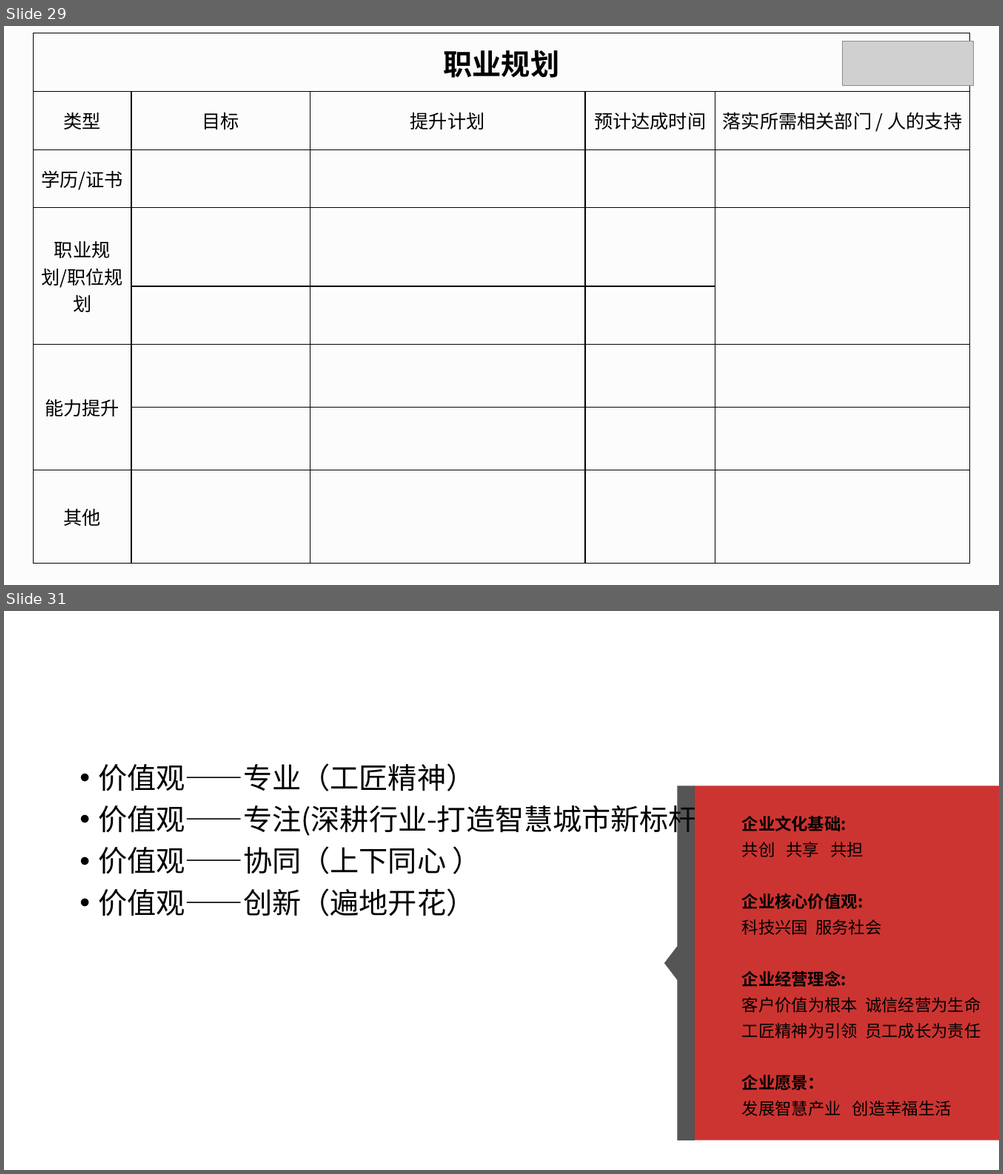
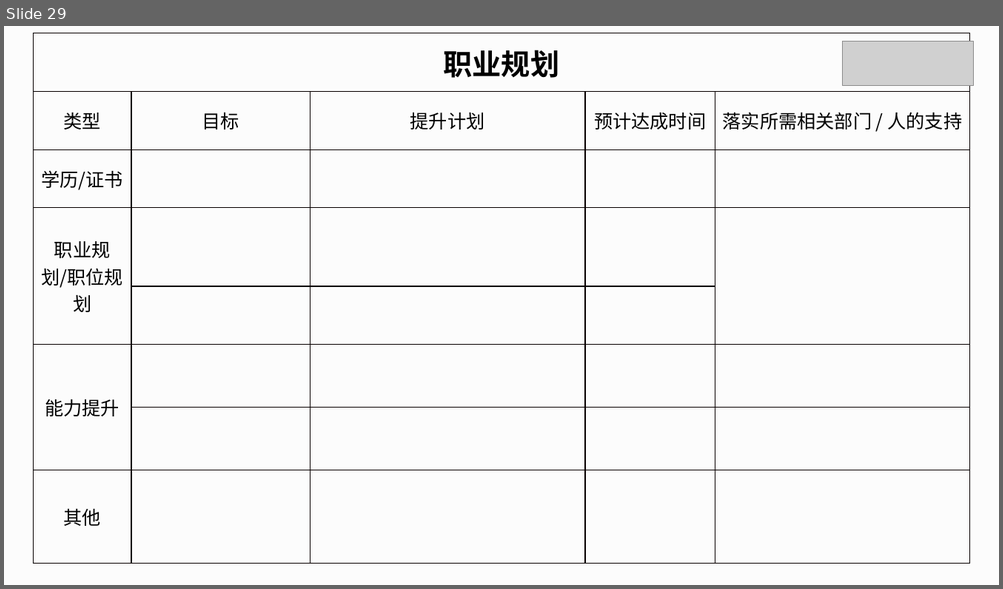
Before and after one commit to WakingFox/myself, a slide deck: 转正述职/王贵成转正述职报告.pptx. Shown one above the other, each under a label of ours: slides 29 and 31 before the commit, slide 29 after it; the slides between them are not shown. The pictures are 1003x1174 and 1003x589 pixels, drawn with LibreOffice and Linux fonts; fonts in the diff are those of the drawing; grey boxes stand for pictures; background and template pictures are left out. Boxes give left, top, right and bottom in pixels: in the first picture for what was removed or moved away, otherwise in the second. Text is boxed around its words. In the diff, an @@ line names an element or a change of style, - is before the commit and + after.

```diff
--- a/转正述职/王贵成转正述职报告.pptx
+++ b/转正述职/王贵成转正述职报告.pptx
@@ slide 31 removed at box(4, 611, 999, 1170), background picture (left out) @@
@@ text removed at box(99, 763, 708, 917) @@
-• 价值观——专业（工匠精神）
-• 价值观——专注(深耕行业-打造智慧城市新标杆)
-• 价值观——协同（上下同心 ）
-• 价值观——创新（遍地开花）
@@ freeform shape removed at box(663, 786, 694, 1141) @@
@@ rectangle removed at box(695, 786, 999, 1141) @@
@@ text removed at box(742, 816, 980, 1116) @@
-企业文化基础:
-共创 共享 共担
-企业核心价值观:
-科技兴国 服务社会
-企业经营理念:
-客户价值为根本 诚信经营为生命
-工匠精神为引领 员工成长为责任
-企业愿景：
-发展智慧产业 创造幸福生活
```
Also in this commit, not shown: 7 slides changed, 1 other slide removed.
